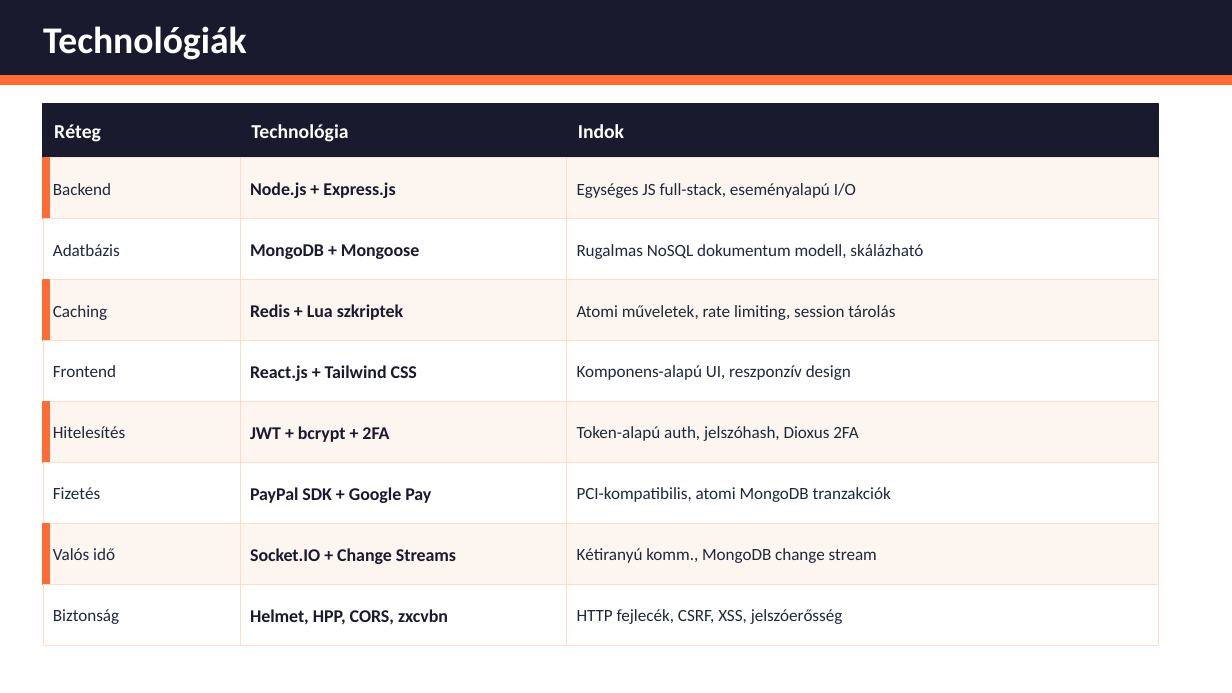
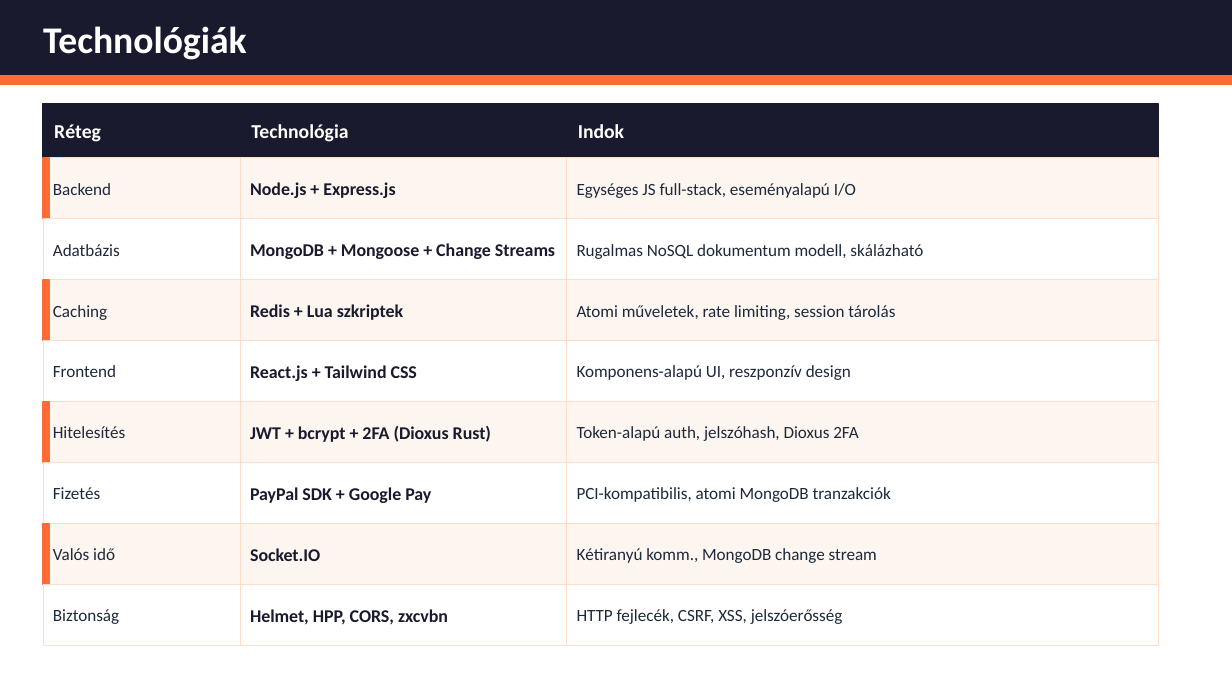
Before and after one commit to bivorzk/iskolaprojekt, a slide deck: slide 8 of SnapTray.pptx. Drawn at 1232x693 pixels with LibreOffice and Linux fonts; fonts in the diff are those of the drawing. Boxes give left, top, right and bottom in pixels: in the first picture for what was removed or moved away, otherwise in the second. Text is boxed around its words. In the diff, an @@ line names an element or a change of style, - is before the commit and + after.

```diff
--- a/SnapTray.pptx
+++ b/SnapTray.pptx
@@ text at box(250, 243, 555, 259): text changed @@
-MongoDB + Mongoose
+MongoDB + Mongoose + Change Streams
@@ text at box(250, 426, 491, 442): text changed @@
-JWT + bcrypt + 2FA
+JWT + bcrypt + 2FA (Dioxus Rust)
@@ text at box(250, 548, 320, 561): text changed @@
-Socket.IO + Change Streams
+Socket.IO
```
Also in this commit, not shown: 3 other slides changed.
